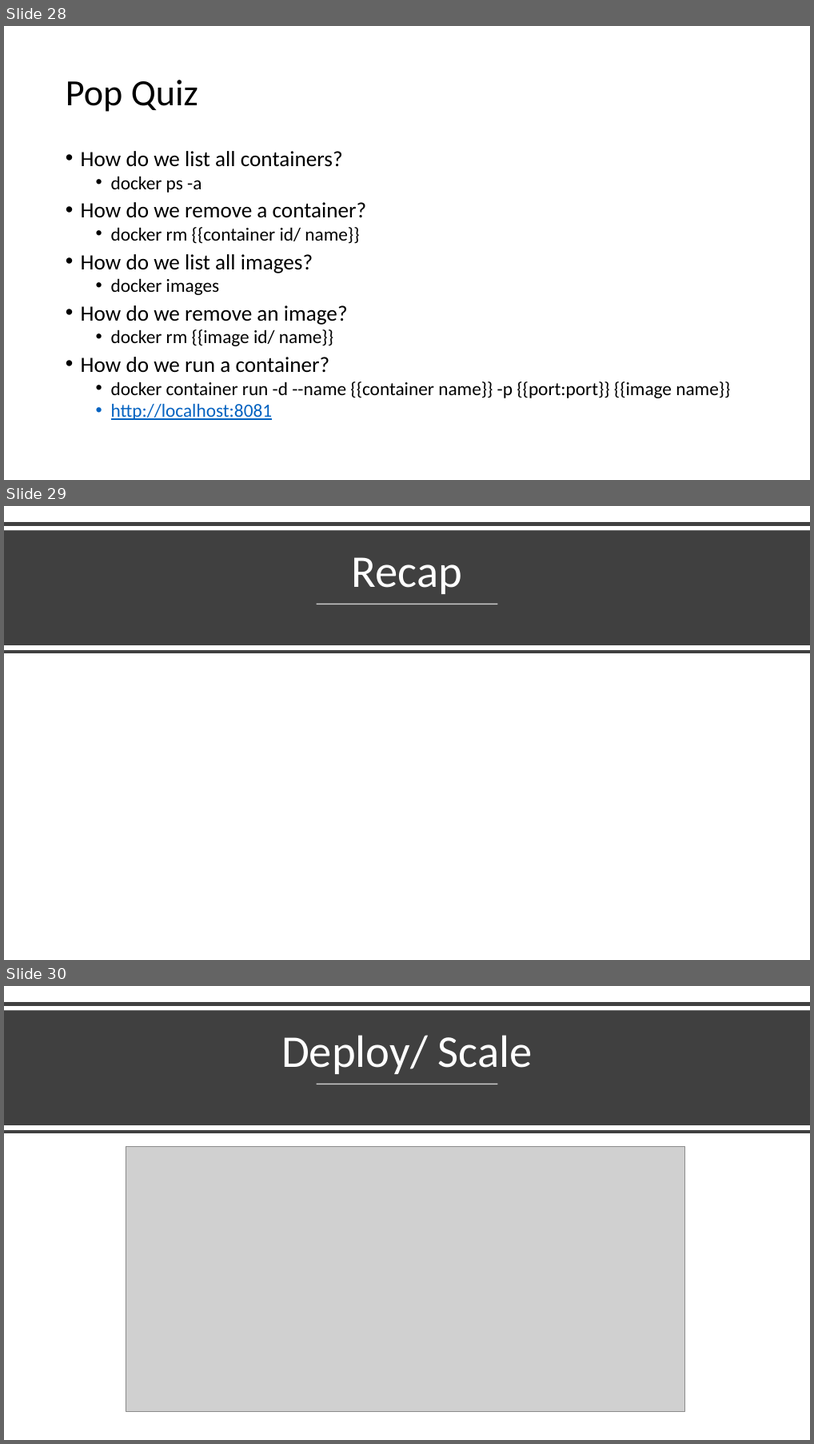
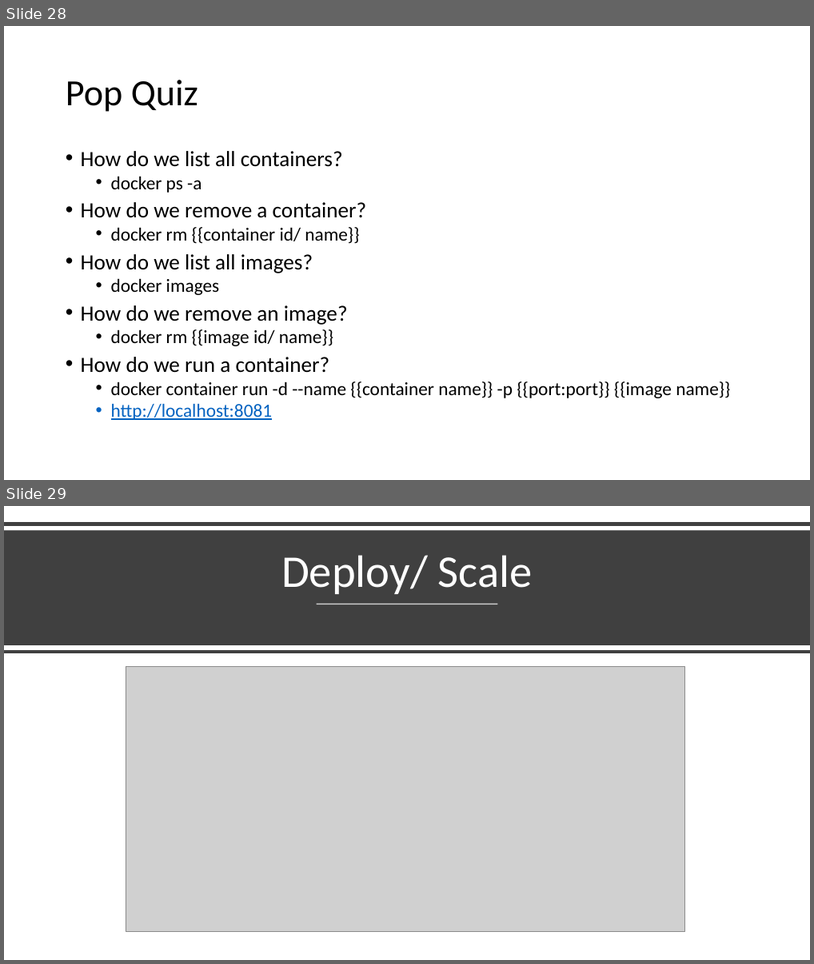
Before and after one commit to dvdmrk/DockerPresentation, a slide deck: Slides/DockerPresentation.pptx. Shown one above the other, each under a label of ours: slides 28, 29 and 30 before the commit, slides 28 and 29 after it. The pictures are 814x1444 and 814x964 pixels, drawn with LibreOffice and Linux fonts; fonts in the diff are those of the drawing; grey boxes stand for pictures. Boxes give left, top, right and bottom in pixels: in the first picture for what was removed or moved away, otherwise in the second. Text is boxed around its words. In the diff, an @@ line names an element or a change of style, - is before the commit and + after.

```diff
--- a/Slides/DockerPresentation.pptx
+++ b/Slides/DockerPresentation.pptx
@@ slide 29 removed at (4, 506, 810, 960), background #FFFFFF @@
@@ line removed from (4, 524) to (810, 524) @@
@@ rectangle removed at (4, 530, 810, 645) @@
@@ title removed at (352, 557, 462, 594) @@
-Recap
@@ line removed from (317, 604) to (498, 604) @@
@@ line removed from (4, 652) to (810, 652) @@
@@ what was slide 30 is now slide 29 @@
```
Also in this commit, not shown: 8 slides changed, 5 other files.
